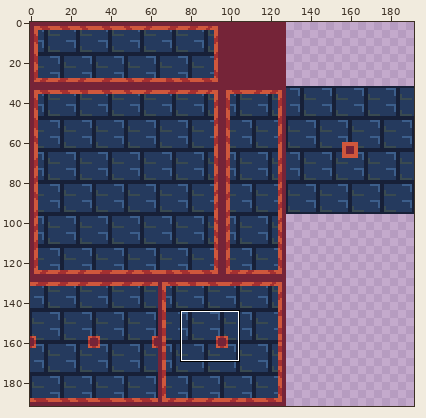
Two versions of one pixel-art file, Assets/Sprites/Castle_Tileset.aseprite. Above, an overview of the earlier version with the close-up marked.
Close-up. Before:
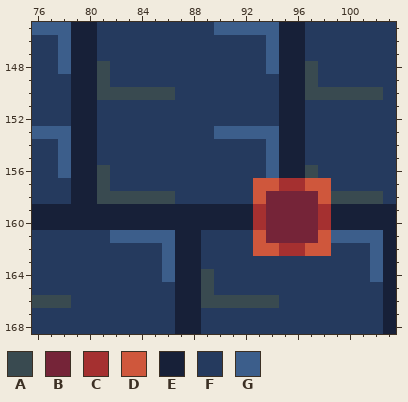
192x192 pixels, 1 frame. Shown: x 76..103, y 145..168. The commit also changed other parts of the picture, which this record leaves out.
Visible layers, top first: "Layer 3", "Layer 2".
Palette (. is transparent): A #394a50  B #752438  C #a53030  D #cf573c  E #172038  F #253a5e  G #3c5e8b
Pixels before, first column x 76:
145 GGGEEFFFFFFFFFGGGGGEEFFFFFFF
146 FFGEEFFFFFFFFFFFFFGEEFFFFFFF
147 FFGEEFFFFFFFFFFFFFGEEFFFFFFF
148 FFGEEAFFFFFFFFFFFFGEEAFFFFFF
149 FFFEEAFFFFFFFFFFFFFEEAFFFFFF
150 FFFEEAAAAAAFFFFFFFFEEAAAAAAF
151 FFFEEFFFFFFFFFFFFFFEEFFFFFFF
152 FFFEEFFFFFFFFFFFFFFEEFFFFFFF
153 GGGEEFFFFFFFFFGGGGGEEFFFFFFF
154 FFGEEFFFFFFFFFFFFFGEEFFFFFFF
155 FFGEEFFFFFFFFFFFFFGEEFFFFFFF
156 FFGEEAFFFFFFFFFFFFGEEAFFFFFF
157 FFFEEAFFFFFFFFFFFDDCCDDFFFFF
158 FFFEEAAAAAAFFFFFFDBBBBDAAAAF
159 EEEEEEEEEEEEEEEEECBBBBCEEEEE
160 EEEEEEEEEEEEEEEEECBBBBCEEEEE
161 FFFFFFGGGGGEEFFFFDBBBBDGGGGE
162 FFFFFFFFFFGEEFFFFDDCCDDFFFGE
163 FFFFFFFFFFGEEFFFFFFFFFFFFFGE
164 FFFFFFFFFFGEEAFFFFFFFFFFFFGE
165 FFFFFFFFFFFEEAFFFFFFFFFFFFFE
166 AAAFFFFFFFFEEAAAAAAFFFFFFFFE
167 FFFFFFFFFFFEEFFFFFFFFFFFFFFE
168 FFFFFFFFFFFEEFFFFFFFFFFFFFFE
Once edited:
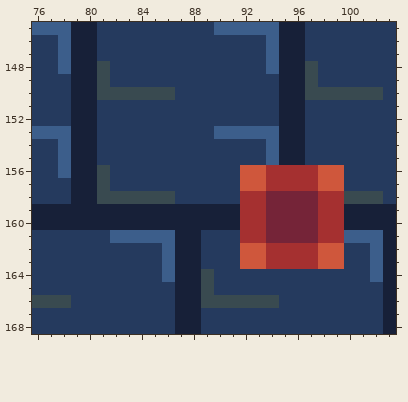
What changed:
{"where": "layer \"Layer 3\""}
{"y":156,"x":92,"old":"FFGEEAFF","new":"DDCCCCDD"}
{"y":157,"x":92,"old":"F","new":"D"}
{"y":157,"x":94,"old":"D","new":"C"}
{"y":157,"x":97,"old":"D","new":"C"}
{"y":157,"x":99,"old":"F","new":"D"}
{"y":158,"x":92,"old":"FD","new":"CC"}
{"y":158,"x":98,"old":"DA","new":"CC"}
{"y":159,"x":92,"old":"E","new":"C"}
{"y":159,"x":99,"old":"E","new":"C"}
{"y":160,"x":92,"old":"E","new":"C"}
{"y":160,"x":99,"old":"E","new":"C"}
{"y":161,"x":92,"old":"FD","new":"CC"}
{"y":161,"x":98,"old":"DG","new":"CC"}
{"y":162,"x":92,"old":"F","new":"D"}
{"y":162,"x":94,"old":"D","new":"C"}
{"y":162,"x":97,"old":"D","new":"C"}
{"y":162,"x":99,"old":"F","new":"D"}
{"y":163,"x":92,"old":"FFFFFFFF","new":"DDCCCCDD"}
